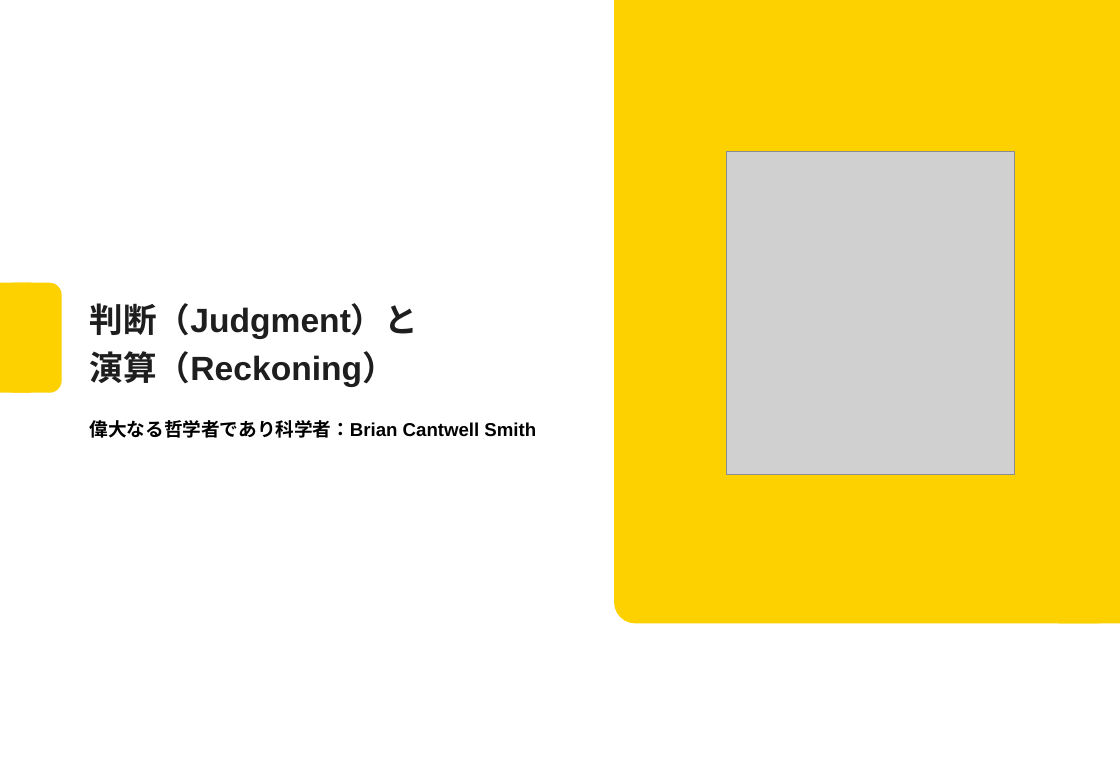
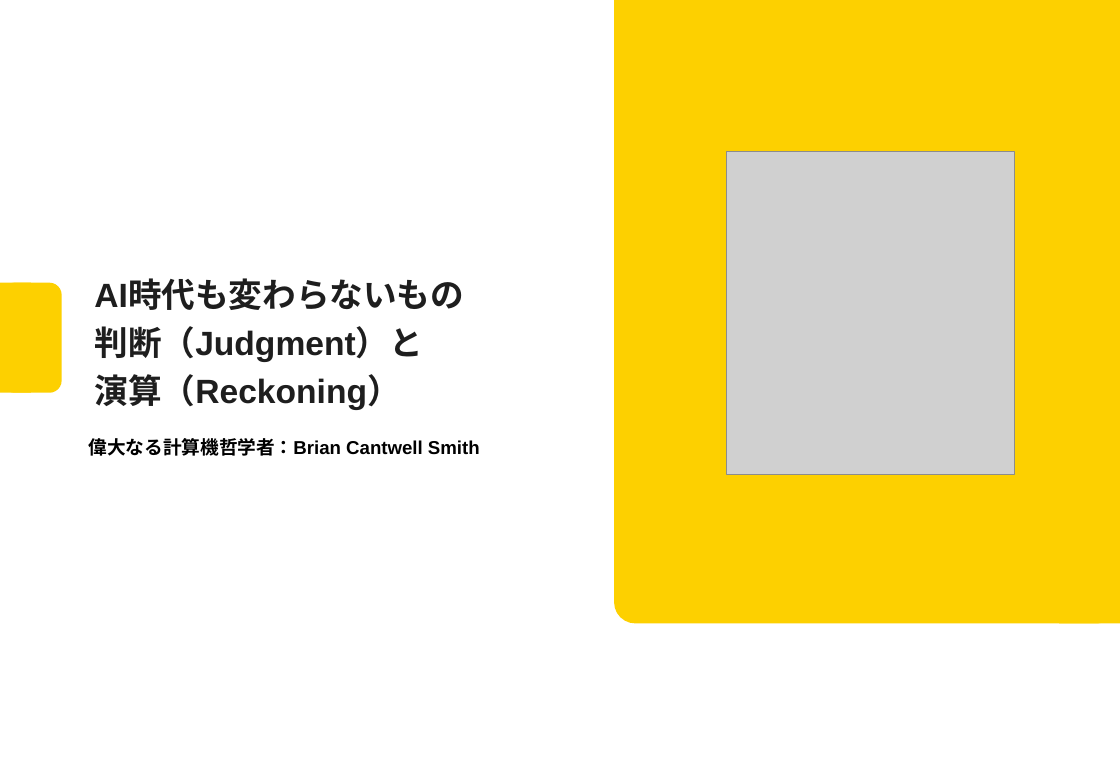
Before and after one commit to Mori-Taiki/Presentation, a slide deck: slide 31 of TechMeeting202604/techmeeting20260406.pptx (slide 30 before the commit). Drawn at 1120x775 pixels with LibreOffice and Linux fonts; fonts in the diff are those of the drawing; grey boxes stand for pictures; background and template pictures are left out. Boxes give left, top, right and bottom in pixels: in the first picture for what was removed or moved away, otherwise in the second. Text is boxed around its words. In the diff, an @@ line names an element or a change of style, - is before the commit and + after.

```diff
--- a/TechMeeting202604/techmeeting20260406.pptx
+++ b/TechMeeting202604/techmeeting20260406.pptx
@@ title at [94, 280, 464, 410]: text changed @@
-判断（Judgment）と
-演算（Reckoning）
+AI時代も変わらないもの
+判断（Judgment）と
+演算（Reckoning）
@@ subtitle at [89, 438, 480, 456]: text changed @@
-偉大なる哲学者であり科学者：Brian Cantwell Smith
+偉大なる計算機哲学者：Brian Cantwell Smith
```
Also in this commit, not shown: 4 other slides changed, 1 slide added.
